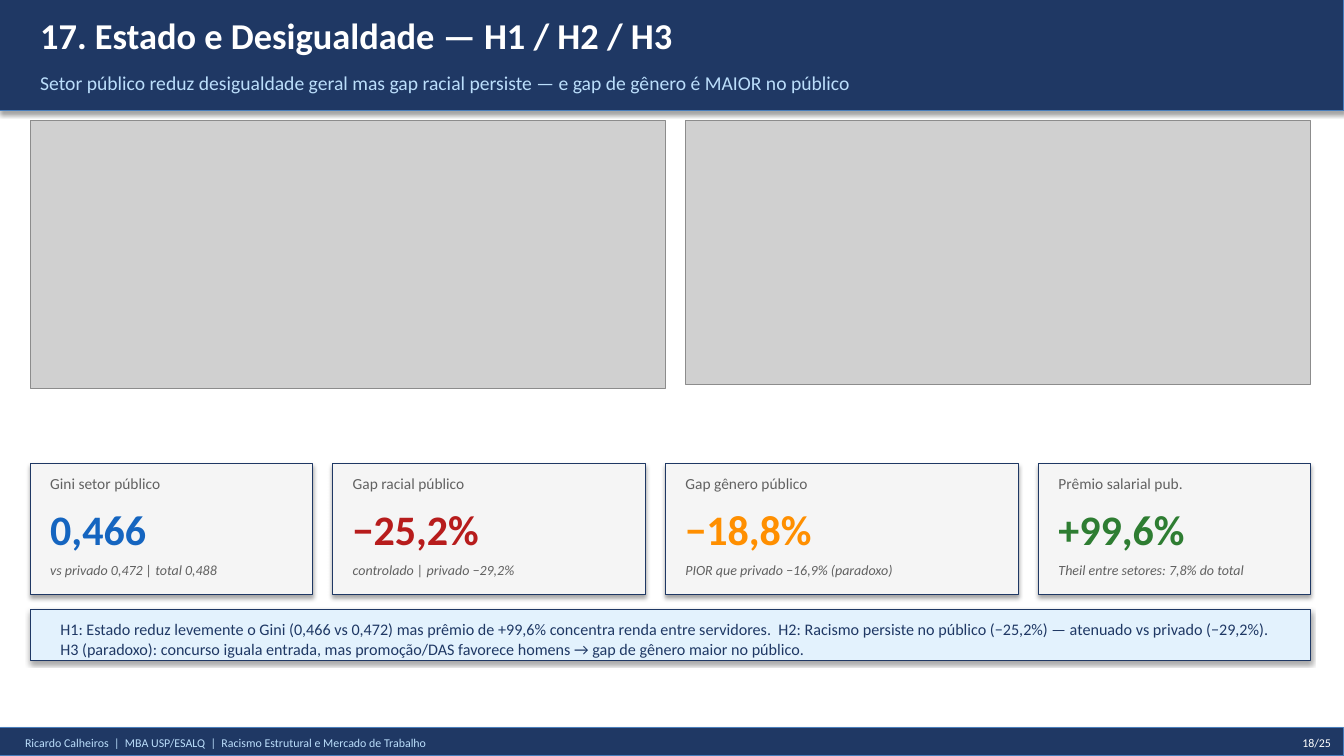
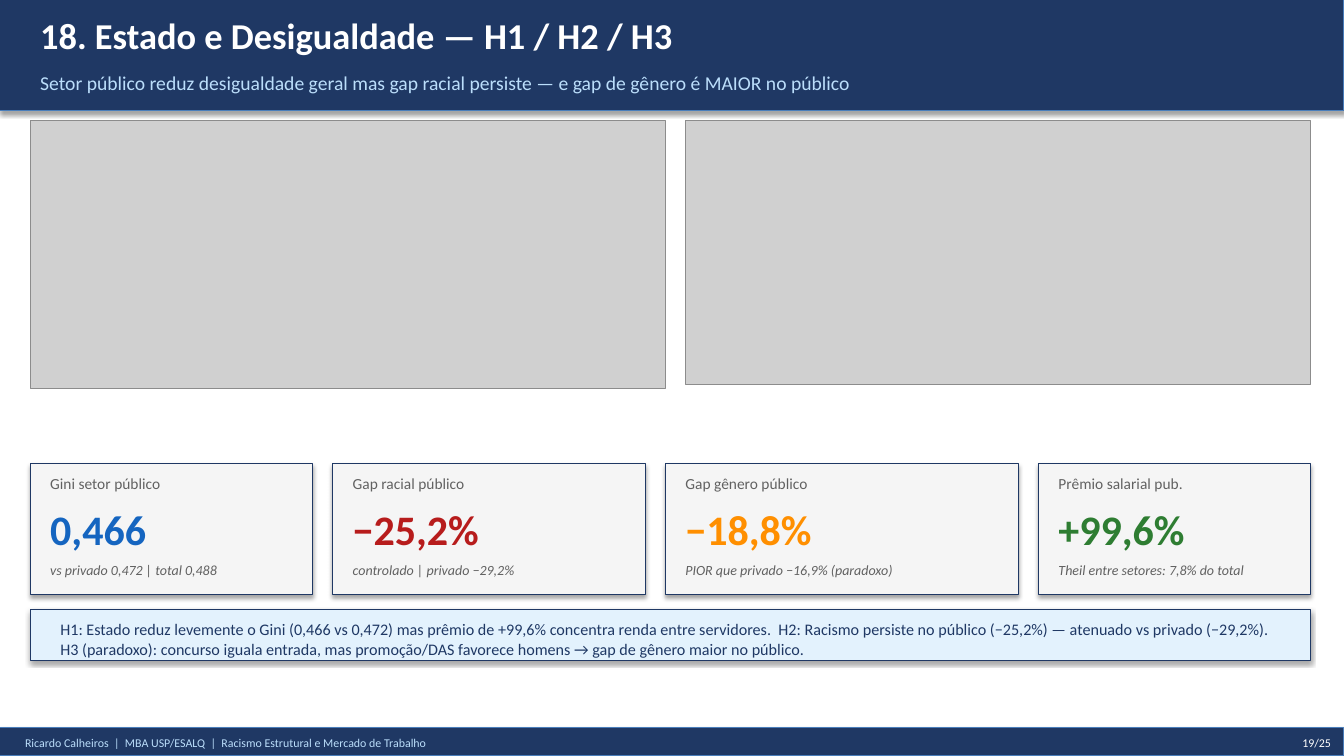
Before and after one commit to rickinrj-ux/ProjetoRacismoPNAD, a slide deck: slide 19 of apresentacao_tcc.pptx (slide 18 before the commit). Drawn at 1344x756 pixels with LibreOffice and Linux fonts; fonts in the diff are those of the drawing; grey boxes stand for pictures. Boxes give left, top, right and bottom in pixels: in the first picture for what was removed or moved away, otherwise in the second. Text is boxed around its words. In the diff, an @@ line names an element or a change of style, - is before the commit and + after.

```diff
--- a/apresentacao_tcc.pptx
+++ b/apresentacao_tcc.pptx
@@ text at bbox=[40, 23, 672, 55]: text changed @@
-17. Estado e Desigualdade — H1 / H2 / H3
+18. Estado e Desigualdade — H1 / H2 / H3
@@ text at bbox=[1302, 739, 1331, 748]: text changed @@
-18/25
+19/25
```
Also in this commit, not shown: 8 other slides changed, 1 slide added, 1 other file.
